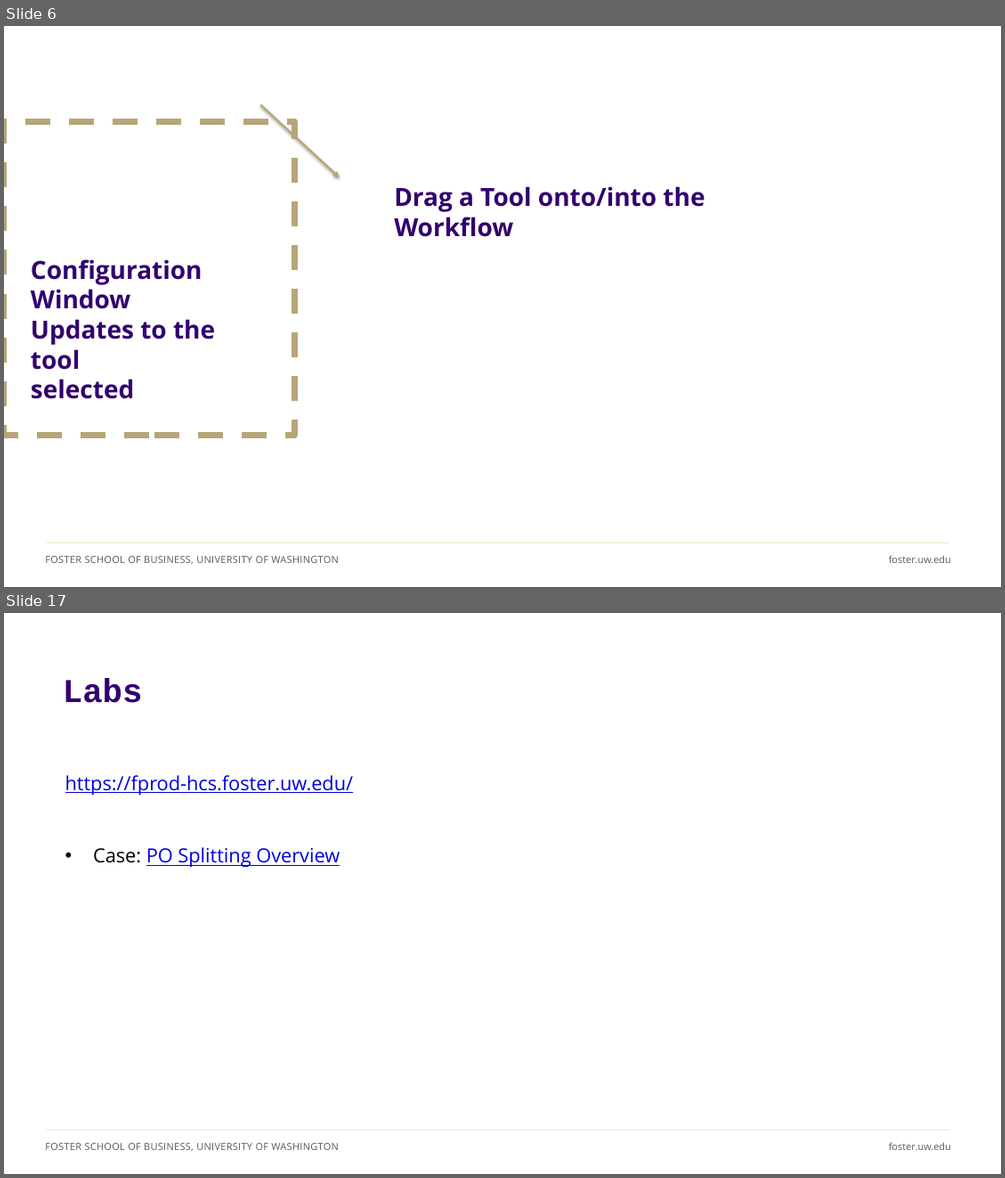
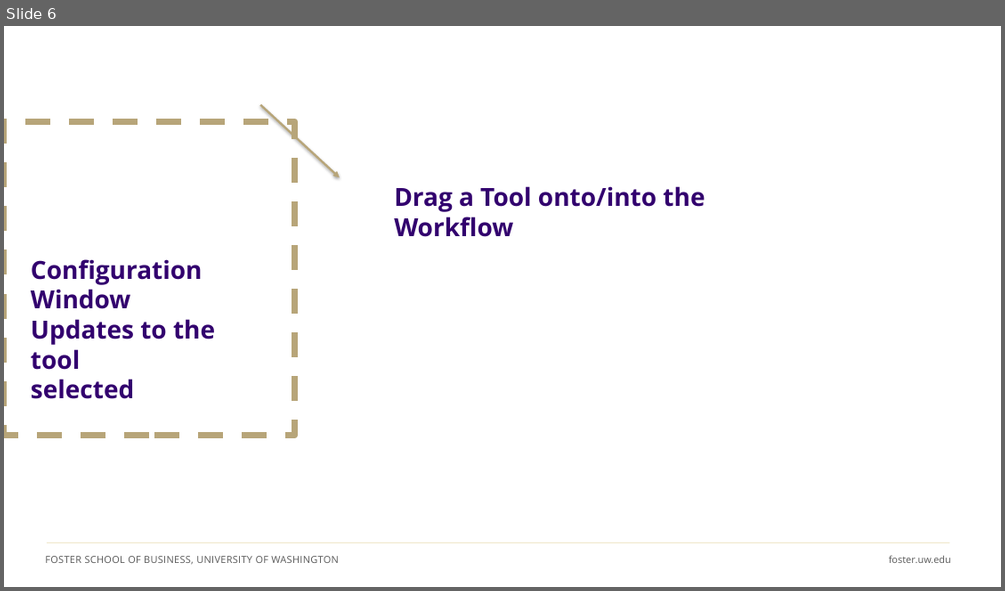
Before and after one commit to ashercurtis/slides.io, a slide deck: ACCTG320/ACCTG320Class11_2026.pptx. Shown one above the other, each under a label of ours: slides 6 and 17 before the commit, slide 6 after it; the slides between them are not shown. The pictures are 1005x1178 and 1005x591 pixels, drawn with LibreOffice and Linux fonts; fonts in the diff are those of the drawing; background and template pictures are left out. Boxes give left, top, right and bottom in pixels: in the first picture for what was removed or moved away, otherwise in the second. Text is boxed around its words. In the diff, an @@ line names an element or a change of style, - is before the commit and + after.

```diff
--- a/ACCTG320/ACCTG320Class11_2026.pptx
+++ b/ACCTG320/ACCTG320Class11_2026.pptx
@@ slide 17 removed at (4,613,1001,1174), background #FFFFFF; not listed: 3 template elements that a slide beside it also shows @@
@@ title removed at (63,678,143,703) @@
-Labs
@@ text removed at (65,775,354,868) @@
-https://fprod-hcs.foster.uw.edu/
-• Case: PO Splitting Overview
```
Also in this commit, not shown: 7 slides changed, 3 slides added, 9 other slides removed, 1 other file.
